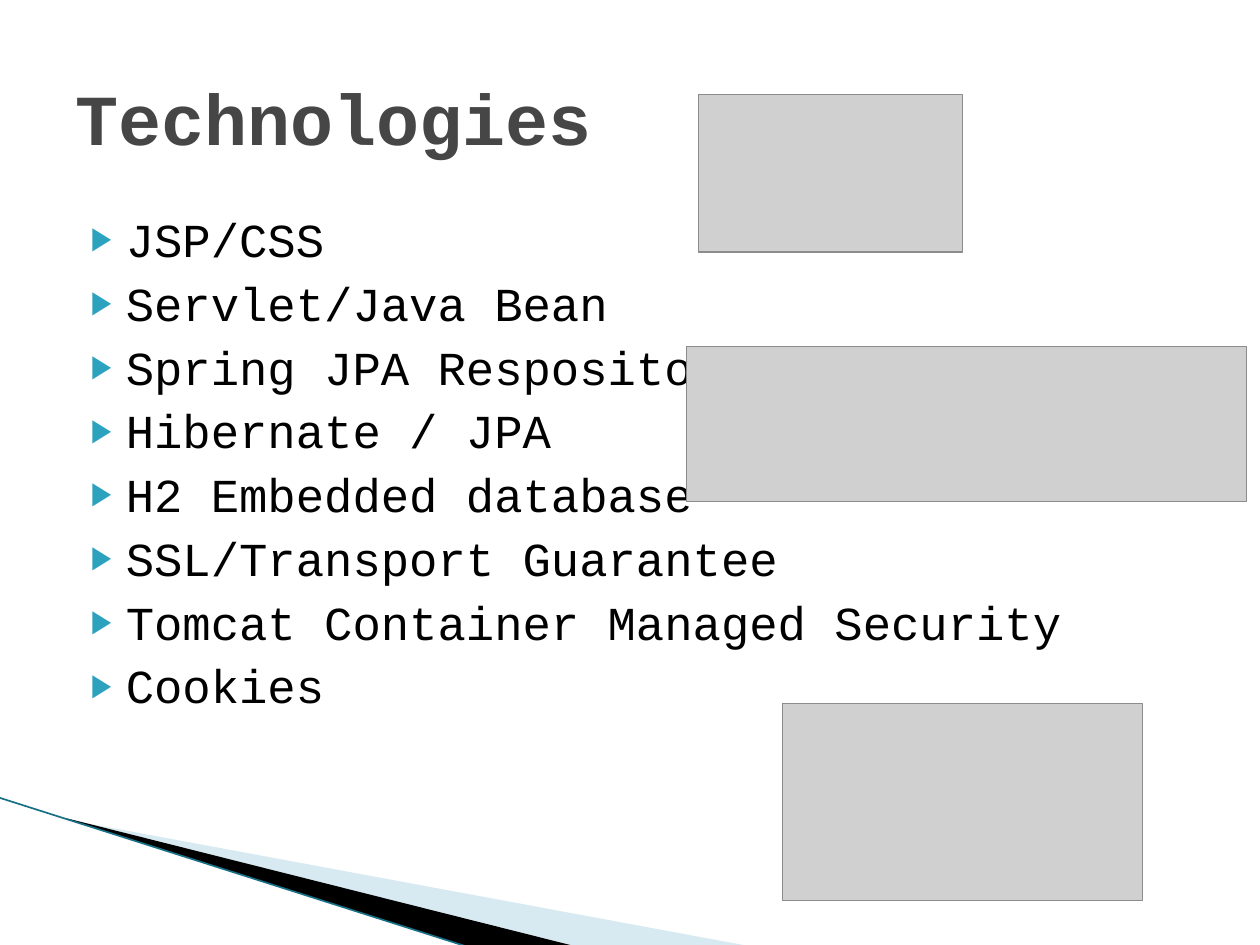
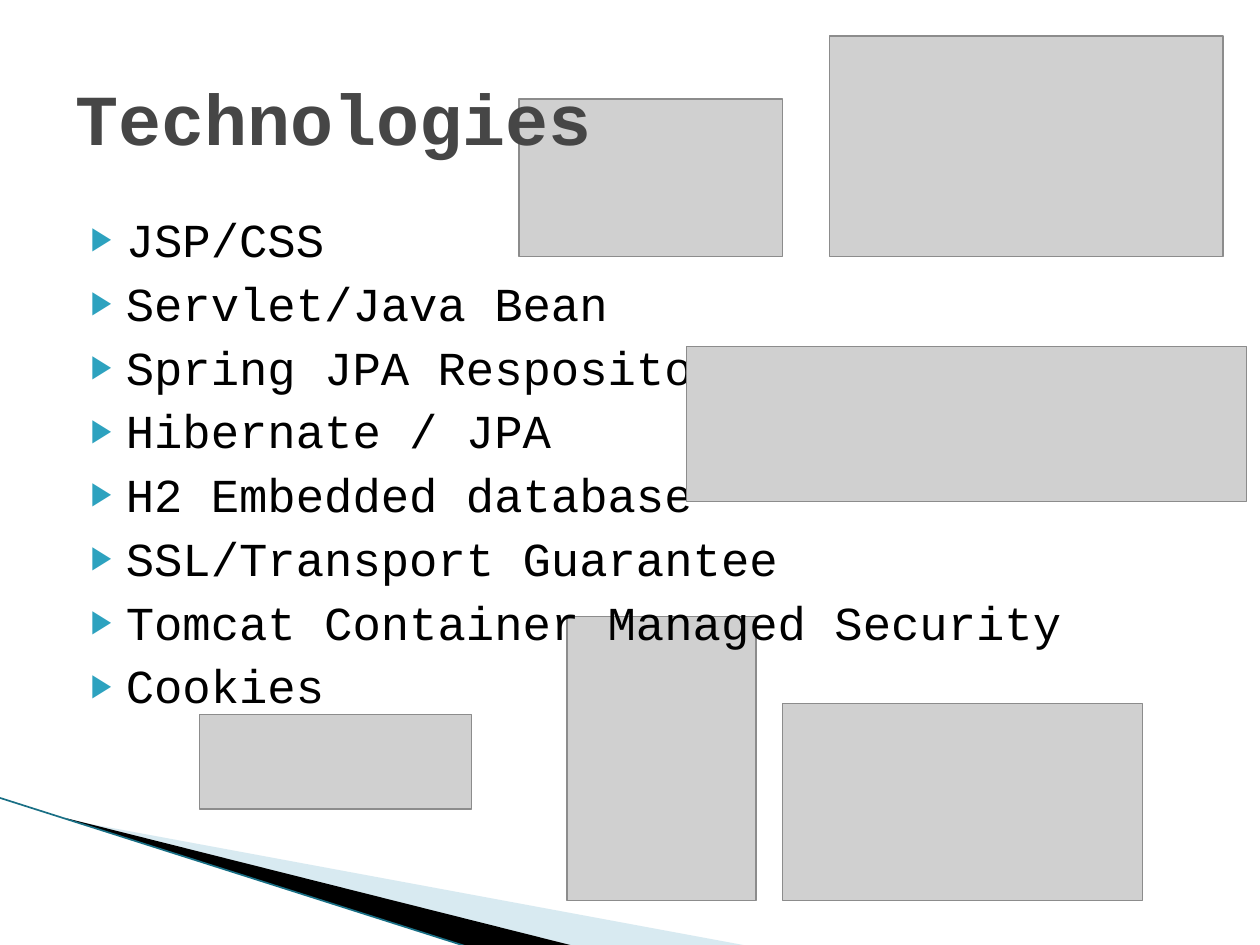
Before and after one commit to kingbom/bookStore, a slide deck: slide 4 of BooksRUs v2.pptx. Drawn at 1260x945 pixels with LibreOffice and Linux fonts; fonts in the diff are those of the drawing; grey boxes stand for pictures; background and template pictures are left out. Boxes give left, top, right and bottom in pixels: in the first picture for what was removed or moved away, otherwise in the second. Text is boxed around its words. In the diff, an @@ line names an element or a change of style, - is before the commit and + after.

Commit message:
updated slides

```diff
--- a/BooksRUs v2.pptx
+++ b/BooksRUs v2.pptx
@@ picture added at box(829, 37, 1222, 257) @@
@@ picture: place and size @@
-picture at box(699, 94, 963, 252)
+picture at box(519, 100, 782, 257)
@@ picture added at box(567, 616, 756, 900) @@
@@ picture added at box(199, 714, 471, 809) @@
```
